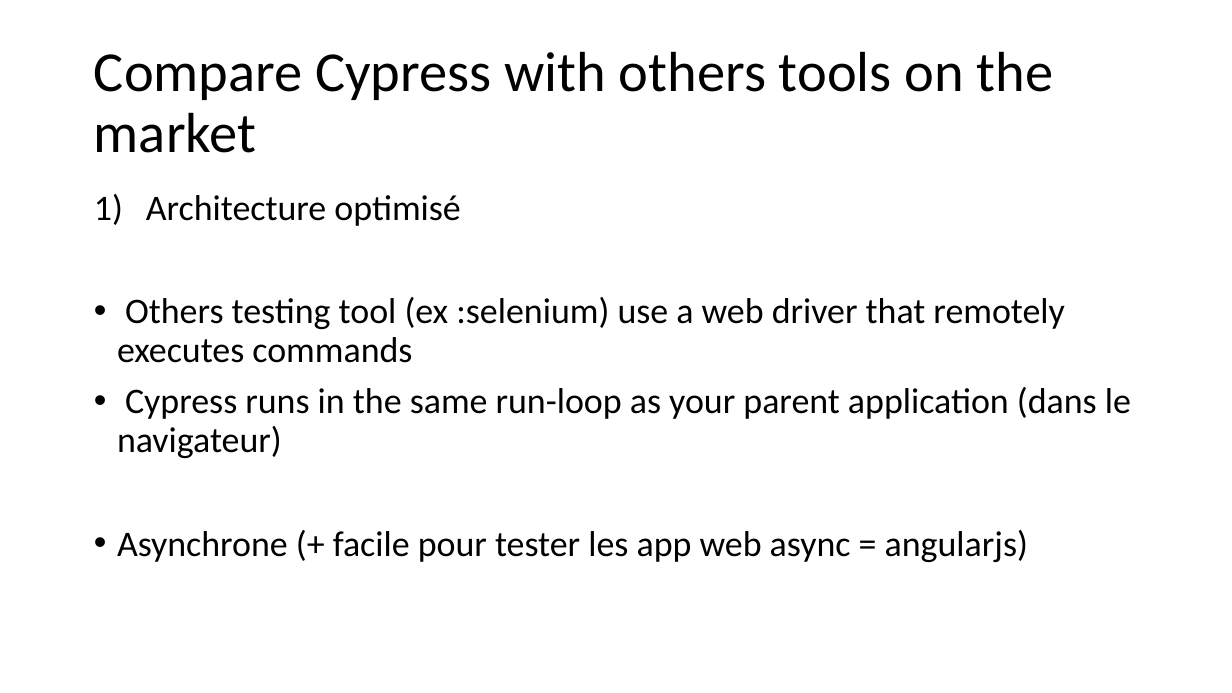
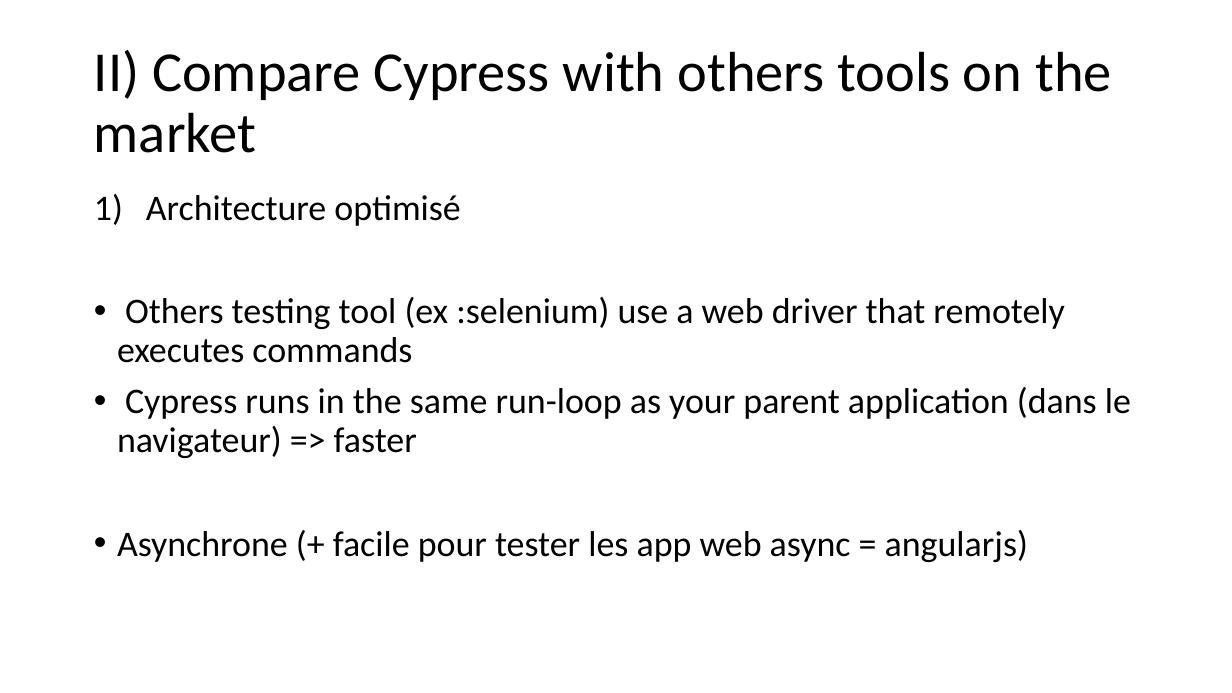
Before and after one commit to seblast312/cypress_youtube, a slide deck: slide 6 of Cypress.pptx (slide 5 before the commit). Drawn at 1232x693 pixels with LibreOffice and Linux fonts; fonts in the diff are those of the drawing. Boxes give left, top, right and bottom in pixels: in the first picture for what was removed or moved away, otherwise in the second. Text is boxed around its words. In the diff, an @@ line names an element or a change of style, - is before the commit and + after.

```diff
--- a/Cypress.pptx
+++ b/Cypress.pptx
@@ title at [94, 50, 1112, 153]: text changed @@
-Compare Cypress with others tools on the market
+II) Compare Cypress with others tools on the market
@@ text at [117, 387, 1131, 458]: text changed @@
-• Cypress runs in the same run-loop as your parent application (dans le navigateur)
+• Cypress runs in the same run-loop as your parent application (dans le navigateur) => faster
```
Also in this commit, not shown: 5 other slides changed, 3 slides added, 1 other file.
